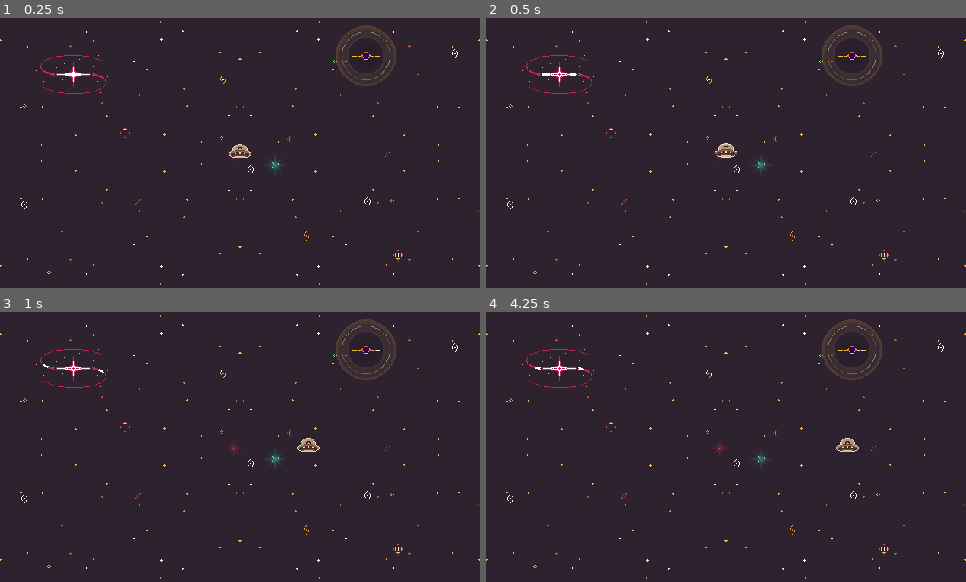
Above: before the commit, frames 1-4 (two rows, left to right).
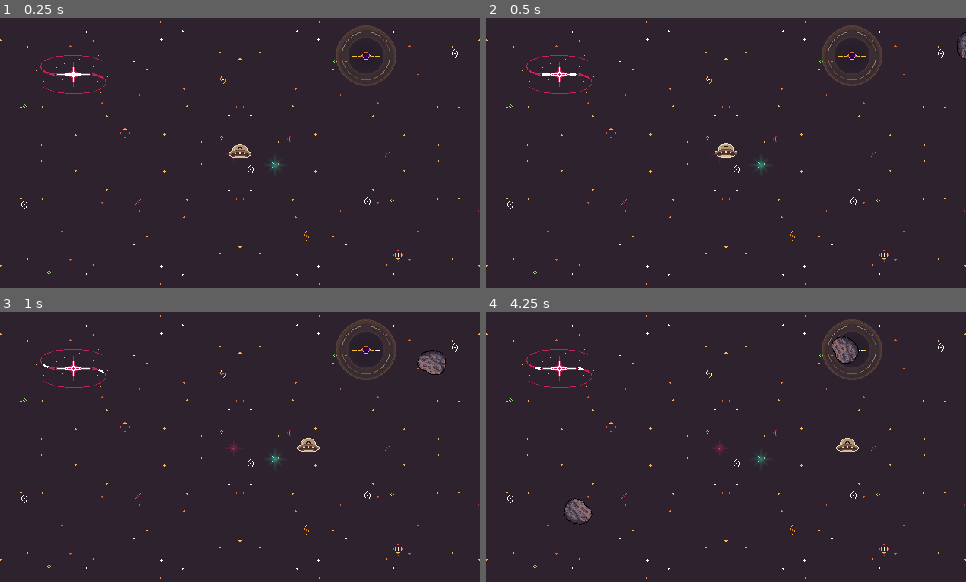
Above: after the commit, the same moments.

Repository: daodev0/ufo-game
Game: Godot game, scene res://Scenes/nivel_1.tscn
The game is run twice, just before and just after one commit, with the same random seed, the same clock (stepped at 60 frames per second) and the same inputs.
Inputs:
- Up to frame 1 (0.25 s): no input
- Up to frame 2 (0.5 s): no input
- Up to frame 3 (1 s): hold Right (ui_right) from 0.53 s (still down)
- Up to frame 4 (4.25 s): release Right (ui_right) at 1.28 s; hold Down (ui_down) 1.28-2.03 s; hold Right (ui_right) 2.03-2.78 s; hold Up (ui_up) 2.78-3.53 s; hold Left (ui_left) from 3.53 s (still down)

Frame 1 is identical in both runs. In frame 2, less than 0.1% of the frame differs, in the area x 98-100%, y 5-16%; in frame 3, 0.3%; in frame 4, 0.7%, in the area x 16-78%, y 8-79%.

Commit message:
Se agregaron meteoritos que siguen al jugador segun su posicion al instanciar el metoerito, un spawner para los metoeritos y un contador que va incrementando a medida que pasa el tiempo

Diff:
--- /dev/null
+++ b/Scenes/meteoritos.tscn
@@ -0,0 +1,90 @@
+[gd_scene format=3 uid="uid://2m2u7s1hrivr"]
+
+[ext_resource type="Script" uid="uid://c3gjopd6ve2f7" path="res://meteoritos.gd" id="1_q4c7d"]
+[ext_resource type="Texture2D" uid="uid://qsr5t1o6i6l0" path="res://Assets/Asteroids/PNGs/Asteroid 01 - Base.png" id="2_xmhu0"]
+[ext_resource type="Texture2D" uid="uid://ctffw1wkihq3w" path="res://Assets/Asteroids/PNGs/Asteroid 01 - Explode.png" id="3_o8rqk"]
+
+[sub_resource type="AtlasTexture" id="AtlasTexture_kye4e"]
+atlas = ExtResource("3_o8rqk")
+region = Rect2(0, 0, 96, 96)
+
+[sub_resource type="AtlasTexture" id="AtlasTexture_e83tn"]
+atlas = ExtResource("3_o8rqk")
+region = Rect2(96, 0, 96, 96)
+
+[sub_resource type="AtlasTexture" id="AtlasTexture_nxsh0"]
+atlas = ExtResource("3_o8rqk")
+region = Rect2(192, 0, 96, 96)
+
+[sub_resource type="AtlasTexture" id="AtlasTexture_of3r0"]
+atlas = ExtResource("3_o8rqk")
+region = Rect2(288, 0, 96, 96)
+
+[sub_resource type="AtlasTexture" id="AtlasTexture_p7p7k"]
+atlas = ExtResource("3_o8rqk")
+region = Rect2(384, 0, 96, 96)
+
+[sub_resource type="AtlasTexture" id="AtlasTexture_47uir"]
+atlas = ExtResource("3_o8rqk")
+region = Rect2(480, 0, 96, 96)
+
+[sub_resource type="AtlasTexture" id="AtlasTexture_8eodu"]
+atlas = ExtResource("3_o8rqk")
+region = Rect2(576, 0, 96, 96)
+
+[sub_resource type="AtlasTexture" id="AtlasTexture_txd68"]
+atlas = ExtResource("3_o8rqk")
+region = Rect2(672, 0, 96, 96)
+
+[sub_resource type="SpriteFrames" id="SpriteFrames_y7865"]
+animations = [{
+"frames": [{
+"duration": 1.0,
+"texture": ExtResource("2_xmhu0")
+}],
+"loop": 1,
+"name": &"default",
+"speed": 5.0
+}, {
+"frames": [{
+"duration": 1.0,
+"texture": SubResource("AtlasTexture_kye4e")
+}, {
+"duration": 1.0,
+"texture": SubResource("AtlasTexture_e83tn")
+}, {
+"duration": 1.0,
+"texture": SubResource("AtlasTexture_nxsh0")
+}, {
+"duration": 1.0,
+"texture": SubResource("AtlasTexture_of3r0")
+}, {
+"duration": 1.0,
+"texture": SubResource("AtlasTexture_p7p7k")
+}, {
+"duration": 1.0,
+"texture": SubResource("AtlasTexture_47uir")
+}, {
+"duration": 1.0,
+"texture": SubResource("AtlasTexture_8eodu")
+}, {
+"duration": 1.0,
+"texture": SubResource("AtlasTexture_txd68")
+}],
+"loop": 1,
+"name": &"explosion",
+"speed": 5.0
+}]
+
+[sub_resource type="CircleShape2D" id="CircleShape2D_p0wcr"]
+
+[node name="Meteoritos" type="Area2D" unique_id=487359615]
+script = ExtResource("1_q4c7d")
+
+[node name="AnimatedSprite2D" type="AnimatedSprite2D" parent="." unique_id=687631089]
+sprite_frames = SubResource("SpriteFrames_y7865")
+autoplay = "default"
+frame_progress = 0.6571743
+
+[node name="CollisionShape2D" type="CollisionShape2D" parent="." unique_id=830624559]
+shape = SubResource("CircleShape2D_p0wcr")
--- a/Scenes/nivel_1.tscn
+++ b/Scenes/nivel_1.tscn
@@ -9,6 +9,8 @@
 [ext_resource type="PackedScene" uid="uid://dysryq8qbh6ny" path="res://Scenes/big_star_2.tscn" id="5_rjvxo"]
 [ext_resource type="PackedScene" uid="uid://diesv5y18o8cr" path="res://Scenes/black_hole.tscn" id="6_61jm7"]
 [ext_resource type="PackedScene" uid="uid://cfia8oho38bx1" path="res://Scenes/shadow_2.tscn" id="6_xvap8"]
+[ext_resource type="Script" uid="uid://cdl1vee7l4828" path="res://Scenes/spawner.gd" id="10_xvap8"]
+[ext_resource type="PackedScene" uid="uid://2m2u7s1hrivr" path="res://Scenes/meteoritos.tscn" id="11_rjvxo"]
 
 [sub_resource type="RectangleShape2D" id="RectangleShape2D_p0wcr"]
 size = Vector2(638, 7.5)
@@ -59,3 +61,9 @@
 position = Vector2(-319, 0)
 rotation = 1.5707964
 shape = SubResource("RectangleShape2D_p0wcr")
+
+[node name="Spawner" type="Marker2D" parent="." unique_id=1006554929 node_paths=PackedStringArray("player")]
+gizmo_extents = 0.0
+script = ExtResource("10_xvap8")
+meteor_scene = ExtResource("11_rjvxo")
+player = NodePath("../Player")
--- /dev/null
+++ b/Scenes/spawner.gd
@@ -0,0 +1,90 @@
+# spawner.gd
+extends Node2D
+
+@export var meteor_scene: PackedScene
+@export var player: Node2D
+@export var margin: float = 150.0
+
+@export_group("Dificultad Escalable")
+@export var spawn_interval: float = 3.0       # Tiempo inicial entre oleadas (segundos)
+@export var min_interval: float = 0.8          # Límite mínimo de tiempo entre oleadas
+@export var meteors_per_wave: int = 1         # Cantidad inicial de meteoritos por oleada
+@export var max_meteors_per_wave: int = 6     # Máximo de meteoritos por oleada
+@export var difficulty_interval: float = 10.0 # Cada cuántos segundos aumenta la dificultad
+
+var spawn_timer: Timer
+var difficulty_timer: Timer
+
+func _ready() -> void:
+	await get_tree().process_frame
+
+	# 1. Timer principal de generación (spawn)
+	spawn_timer = Timer.new()
+	spawn_timer.wait_time = spawn_interval
+	spawn_timer.autostart = true
+	spawn_timer.timeout.connect(_on_spawn_timer_timeout)
+	add_child(spawn_timer)
+
+	# 2. Timer de dificultad (aumenta la cantidad/frecuencia periódicamente)
+	difficulty_timer = Timer.new()
+	difficulty_timer.wait_time = difficulty_interval
+	difficulty_timer.autostart = true
+	difficulty_timer.timeout.connect(_on_increase_difficulty)
+	add_child(difficulty_timer)
+
+	# Primera oleada
+	_on_spawn_timer_timeout()
+
+func _on_spawn_timer_timeout() -> void:
+	if meteor_scene == null or player == null:
+		return
+
+	# Instanciar 'meteors_per_wave' meteoritos en la misma oleada
+	for i in range(meteors_per_wave):
+		spawn_single_meteor()
+
+func spawn_single_meteor() -> void:
+	var spawn_pos = get_random_spawn_position()
+	var meteor = meteor_scene.instantiate()
+	get_tree().current_scene.add_child(meteor)
+
+	# Enviamos la posición exterior y la posición actual del jugador
+	meteor.call_deferred("setup", spawn_pos, player.global_position)
+
+func _on_increase_difficulty() -> void:
+	# Aumentar la cantidad de meteoritos por oleada hasta el máximo
+	if meteors_per_wave < max_meteors_per_wave:
+		meteors_per_wave += 1
+		print("¡Dificultad aumentada! Meteoritos por oleada: ", meteors_per_wave)
+
+	# Reducir el tiempo de espera entre oleadas hasta el mínimo
+	if spawn_timer.wait_time > min_interval:
+		spawn_timer.wait_time = max(min_interval, spawn_timer.wait_time - 0.3)
+		print("¡Oleadas más rápidas! Nuevo intervalo: ", spawn_timer.wait_time)
+
+func get_random_spawn_position() -> Vector2:
+	var viewport_size = get_viewport_rect().size
+	var camera = get_viewport().get_camera_2d()
+	var center = camera.global_position if camera else player.global_position
+
+	var half_width = (viewport_size.x / 2.0) + margin
+	var half_height = (viewport_size.y / 2.0) + margin
+
+	var edge = randi() % 4
+	var spawn_pos = Vector2.ZERO
+
+	match edge:
+		0: # Arriba
+			spawn_pos.x = randf_range(center.x - half_width, center.x + half_width)
+			spawn_pos.y = center.y - half_height
+		1: # Abajo
+			spawn_pos.x = randf_range(center.x - half_width, center.x + half_width)
+			spawn_pos.y = center.y + half_height
+		2: # Izquierda
+			spawn_pos.x = center.x - half_width
+			spawn_pos.y = randf_range(center.y - half_height, center.y + half_height)
+		3: # Derecha
+			spawn_pos.x = center.x + half_width
+			spawn_pos.y = randf_range(center.y - half_height, center.y + half_height)
+
+	return spawn_pos
--- /dev/null
+++ b/meteoritos.gd
@@ -0,0 +1,25 @@
+# meteoritos.gd (Asignado a la raíz Area2D del meteorito)
+extends Area2D
+
+@export var speed: float = 150.0
+@export var rotation_speed: float = 3.0 # Velocidad a la que gira el meteorito sobre su eje
+
+@onready var animated_sprite: AnimatedSprite2D = $AnimatedSprite2D
+
+var direction: Vector2 = Vector2.ZERO
+
+func setup(spawn_position: Vector2, player_target: Vector2) -> void:
+	global_position = spawn_position
+
+	# Dirección fija en la que va a avanzar
+	direction = (player_target - global_position).normalized()
+
+	if animated_sprite:
+		animated_sprite.play("default") # Ajusta al nombre de tu animación
+
+func _process(delta: float) -> void:
+	# 1. Movimiento en línea recta
+	global_position += direction * speed * delta
+
+	# 2. Rotación continua sobre su propio eje
+	rotation += rotation_speed * delta
Not shown, added: Scenes/spawner.gd.uid
Not shown, added: meteoritos.gd.uid
